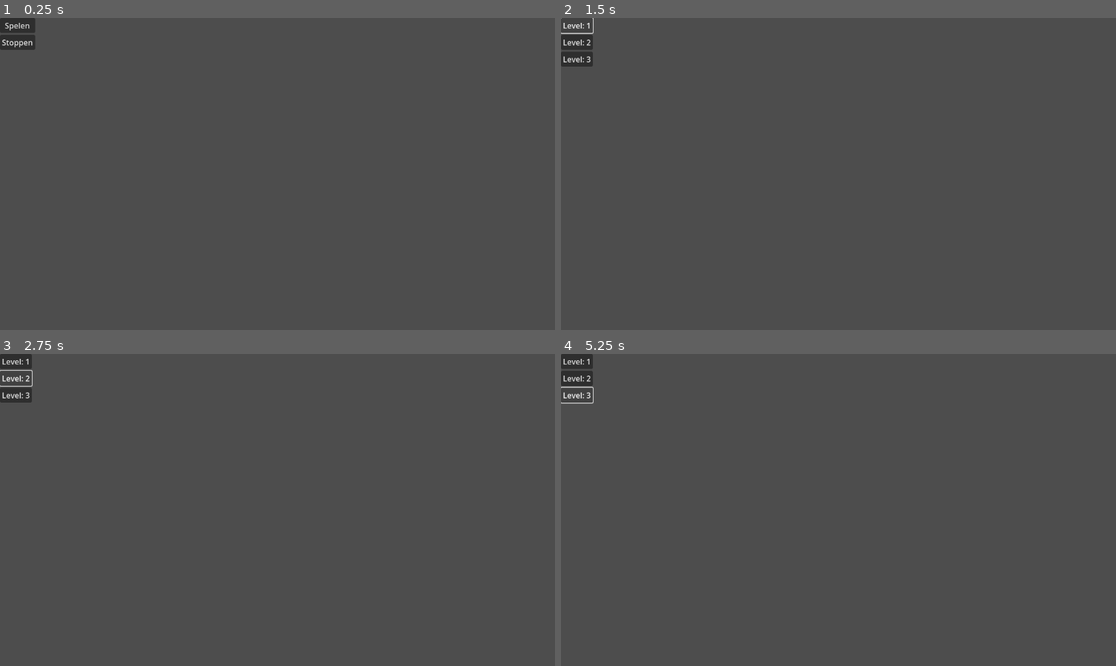
Above: before the commit, frames 1-4 (two rows, left to right).
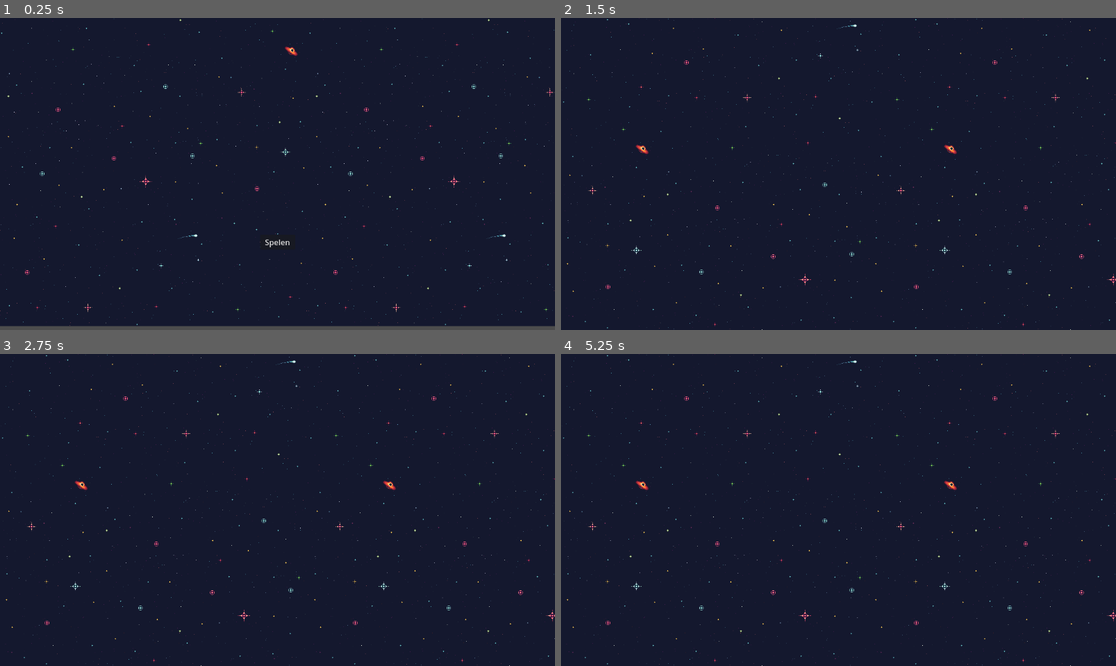
Above: after the commit, the same moments.

Repository: Thijmendamhuis/Race-Space
Game: Godot game, scene res://menu.tscn
Same seed, same stepped clock (60 frames per second), same inputs: the game is played once before the commit and once after it.
Inputs (mouse positions are in pixels of both pictures, inside the frame that each line leads up to):
- Up to frame 1 (0.25 s): no input
- Up to frame 2 (1.5 s): click "Spelen" at 0.5 s; click "Level: 1" at 1.25 s
- Up to frame 3 (2.75 s): click (16, 378) at 2 s, where only the run before the commit has a clickable "Level: 2"
- Up to frame 4 (5.25 s): click (577, 394) at 2.75 s, where only the run before the commit has a clickable "Level: 3"; click (577, 360) at 3.5 s, where only the run before the commit has a clickable "Level: 1"; click (577, 378) at 4.25 s, where only the run before the commit has a clickable "Level: 2"; click (577, 394) at 5 s, where only the run before the commit has a clickable "Level: 3"

The runs differ from the first frame. In frame 1, 99% of the frame differs, in the area x 0-100%, y 0-99%; in frame 2, 100%; in frame 3, 100%; in frame 4, 100%, in the area x 0-100%, y 0-100%.

Commit message:
levelmenu

Diff:
--- a/Menu.gd
+++ b/Menu.gd
@@ -3,7 +3,3 @@
 
 func _on_spelen_pressed():
 	get_tree().change_scene_to_file("res://levelmenu.tscn")
-
-
-func _on_stoppen_pressed():
-	get_tree().quit()
--- a/level1.tscn
+++ b/level1.tscn
@@ -2,7 +2,7 @@
 
 [ext_resource type="Texture2D" uid="uid://xtacgqcvheom" path="res://imkv74m4q5g41.png" id="1_hufx7"]
 
-[node name="levelmenu" type="Control"]
+[node name="Level1" type="Control"]
 layout_mode = 3
 anchors_preset = 15
 anchor_right = 1.0
--- /dev/null
+++ b/level2.tscn
@@ -0,0 +1,9 @@
+[gd_scene load_steps=2 format=3 uid="uid://ggogbqlc5rrf"]
+
+[ext_resource type="Texture2D" uid="uid://dv7hnbq76f3po" path="res://icon.svg" id="1_2f4u3"]
+
+[node name="Level2" type="Node2D"]
+
+[node name="Icon" type="Sprite2D" parent="."]
+position = Vector2(235, 529)
+texture = ExtResource("1_2f4u3")
--- /dev/null
+++ b/level3.tscn
@@ -0,0 +1,9 @@
+[gd_scene load_steps=2 format=3 uid="uid://clsd3i64rqjfe"]
+
+[ext_resource type="Texture2D" uid="uid://dv7hnbq76f3po" path="res://icon.svg" id="1_qf522"]
+
+[node name="Level3" type="Node2D"]
+
+[node name="Icon" type="Sprite2D" parent="."]
+position = Vector2(235, 477)
+texture = ExtResource("1_qf522")
--- /dev/null
+++ b/level4.tscn
@@ -0,0 +1,9 @@
+[gd_scene load_steps=2 format=3 uid="uid://bjavvehwume6l"]
+
+[ext_resource type="Texture2D" uid="uid://dv7hnbq76f3po" path="res://icon.svg" id="1_cthx3"]
+
+[node name="Level4" type="Node2D"]
+
+[node name="Icon" type="Sprite2D" parent="."]
+position = Vector2(722, 256)
+texture = ExtResource("1_cthx3")
--- /dev/null
+++ b/levelmenu.gd
@@ -0,0 +1,16 @@
+extends Control
+
+
+func _on_level_pressed():
+	get_tree().change_scene_to_file("res://level1.tscn")
+
+
+func _on_level_2_pressed():
+	get_tree().change_scene_to_file("res://level2.tscn")
+
+
+func _on_level_3_pressed():
+	get_tree().change_scene_to_file("res://level3.tscn")
+
+func _on_level_4_pressed():
+	get_tree().change_scene_to_file("res://level4.tscn")
--- a/levelmenu.tscn
+++ b/levelmenu.tscn
@@ -1,4 +1,7 @@
-[gd_scene format=3 uid="uid://xc4uo2lv3wo1"]
+[gd_scene load_steps=3 format=3 uid="uid://xc4uo2lv3wo1"]
+
+[ext_resource type="Script" path="res://levelmenu.gd" id="1_emuxe"]
+[ext_resource type="Texture2D" uid="uid://xtacgqcvheom" path="res://imkv74m4q5g41.png" id="1_qcup6"]
 
 [node name="Levelmenu" type="Control"]
 layout_mode = 3
@@ -7,17 +10,36 @@
 anchor_bottom = 1.0
 grow_horizontal = 2
 grow_vertical = 2
+script = ExtResource("1_emuxe")
+
+[node name="TextureRect" type="TextureRect" parent="."]
+offset_right = 1152.0
+offset_bottom = 640.0
+texture = ExtResource("1_qcup6")
+expand_mode = 2
+stretch_mode = 1
 
 [node name="MarginContainer" type="MarginContainer" parent="."]
-layout_mode = 0
-offset_right = 40.0
-offset_bottom = 40.0
+layout_mode = 1
+anchors_preset = 8
+anchor_left = 0.5
+anchor_top = 0.5
+anchor_right = 0.5
+anchor_bottom = 0.5
+offset_left = -84.0
+offset_top = -50.5
+offset_right = -18.0
+offset_bottom = 50.5
+grow_horizontal = 2
+grow_vertical = 2
+size_flags_horizontal = 4
 
 [node name="VBoxContainer" type="VBoxContainer" parent="MarginContainer"]
 layout_mode = 2
 
 [node name="Level" type="Button" parent="MarginContainer/VBoxContainer"]
 layout_mode = 2
+size_flags_horizontal = 4
 size_flags_vertical = 4
 text = "Level: 1"
 
@@ -26,8 +48,36 @@
 size_flags_vertical = 4
 text = "Level: 2"
 
-[node name="Level3" type="Button" parent="MarginContainer/VBoxContainer"]
+[node name="MarginContainer2" type="MarginContainer" parent="."]
+layout_mode = 1
+anchors_preset = 8
+anchor_left = 0.5
+anchor_top = 0.5
+anchor_right = 0.5
+anchor_bottom = 0.5
+offset_left = 11.2621
+offset_top = -50.5
+offset_right = 77.2621
+offset_bottom = 50.5
+grow_horizontal = 2
+grow_vertical = 2
+size_flags_horizontal = 4
+
+[node name="VBoxContainer" type="VBoxContainer" parent="MarginContainer2"]
+layout_mode = 2
+
+[node name="Level3" type="Button" parent="MarginContainer2/VBoxContainer"]
 layout_mode = 2
 size_flags_horizontal = 4
 size_flags_vertical = 4
 text = "Level: 3"
+
+[node name="Level4" type="Button" parent="MarginContainer2/VBoxContainer"]
+layout_mode = 2
+size_flags_vertical = 4
+text = "Level: 4"
+
+[connection signal="pressed" from="MarginContainer/VBoxContainer/Level" to="." method="_on_level_pressed"]
+[connection signal="pressed" from="MarginContainer/VBoxContainer/Level2" to="." method="_on_level_2_pressed"]
+[connection signal="pressed" from="MarginContainer2/VBoxContainer/Level3" to="." method="_on_level_3_pressed"]
+[connection signal="pressed" from="MarginContainer2/VBoxContainer/Level4" to="." method="_on_level_4_pressed"]
--- a/menu.tscn
+++ b/menu.tscn
@@ -1,6 +1,9 @@
-[gd_scene load_steps=2 format=3 uid="uid://cusqlbnehothu"]
+[gd_scene load_steps=4 format=3 uid="uid://cusqlbnehothu"]
 
 [ext_resource type="Script" path="res://Menu.gd" id="1_6yytj"]
+[ext_resource type="Texture2D" uid="uid://xtacgqcvheom" path="res://imkv74m4q5g41.png" id="2_a0whw"]
+
+[sub_resource type="Theme" id="Theme_eer44"]
 
 [node name="Menu" type="Control"]
 layout_mode = 3
@@ -11,21 +14,34 @@
 grow_vertical = 2
 script = ExtResource("1_6yytj")
 
+[node name="TextureRect" type="TextureRect" parent="."]
+layout_mode = 0
+offset_right = 1152.0
+offset_bottom = 640.0
+texture = ExtResource("2_a0whw")
+expand_mode = 2
+stretch_mode = 1
+
 [node name="MarginContainer" type="MarginContainer" parent="."]
-layout_mode = 0
-offset_right = 40.0
-offset_bottom = 40.0
+layout_mode = 1
+anchors_preset = 7
+anchor_left = 0.5
+anchor_top = 1.0
+anchor_right = 0.5
+anchor_bottom = 1.0
+offset_left = -36.0
+offset_top = -198.0
+offset_right = 37.0
+offset_bottom = -132.0
+grow_horizontal = 2
+grow_vertical = 0
 
 [node name="VBoxContainer" type="VBoxContainer" parent="MarginContainer"]
 layout_mode = 2
 
 [node name="Spelen" type="Button" parent="MarginContainer/VBoxContainer"]
 layout_mode = 2
+theme = SubResource("Theme_eer44")
 text = "Spelen"
 
-[node name="Stoppen" type="Button" parent="MarginContainer/VBoxContainer"]
-layout_mode = 2
-text = "Stoppen"
-
 [connection signal="pressed" from="MarginContainer/VBoxContainer/Spelen" to="." method="_on_spelen_pressed"]
-[connection signal="pressed" from="MarginContainer/VBoxContainer/Stoppen" to="." method="_on_stoppen_pressed"]
